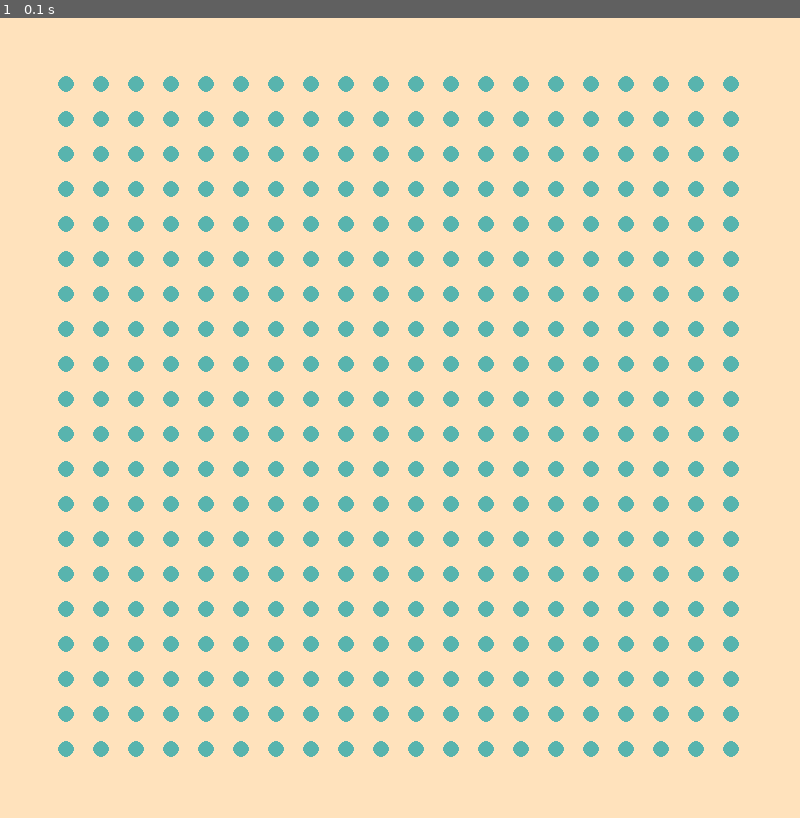
Above: before the commit, frame 1.
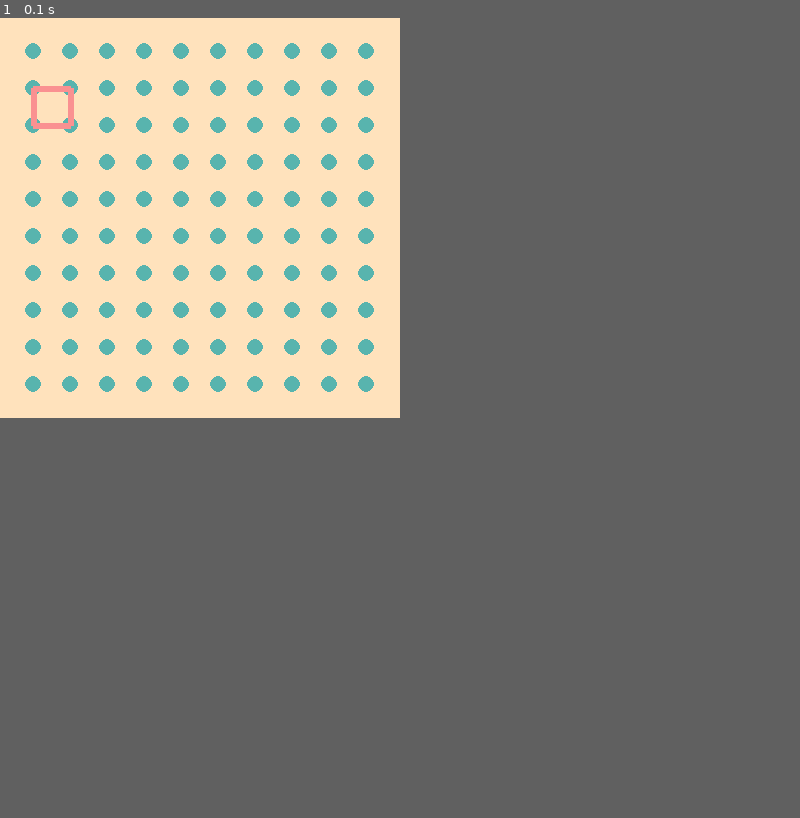
Above: after the commit, the same moment.

Repository: CetialphaV/ChessGame
Game: pygame game, started from dotsAndBoxes copy/dotUIMain.py
The game is run twice, just before and just after one commit, with the same random seed, the same clock (stepped at 60 frames per second) and the same inputs.
Inputs:
- Up to frame 1 (0.1 s): no input
In our replay, the window is 800x800 before the commit and 400x400 after it. These sizes can differ from the game's own. Grey fills any space a smaller window leaves; there, only what the larger window draws over its background counts as a difference.

The runs differ from the first frame. In frame 1, 15% of the frame differs, in the area x 3-93%, y 3-93%.

Commit message:
Added basic line drawing framework

Diff:
--- a/dotsAndBoxes copy/dotUIMain.py
+++ b/dotsAndBoxes copy/dotUIMain.py
@@ -6,30 +6,31 @@
     blockSize = 60
     backgroundColor = (255, 226, 188)
     dotColor = (88, 180, 174)
+    lineColor = (250, 145, 145)
 
 
     def __init__(self):
 
 
-        self.numDots = 20
+        self.numDots = 10
         self.screenMuliplier = 40
         self.size = self.numDots * self.screenMuliplier
         self.environment = env(self.size, self.size, 'DotsAndBoxes')
         self.screenBuffer = int(self.size / 12)
         self.dotSize = 8
         self.dotBuffer = self.dotSize * 4
-
+        self.lineWidth = int(self.dotSize * 0.75)
         self.done = False
         self.positionSelected = None
         self.playerTurn = 0
-        self.getDotsForLocation((0, 19))
+
 
 
     def updateGameScreen(self):
         self.environment.resetBackGround(allBackGround=True)
         self.drawBoard()
         self.environment.renderChildren()
-        self.getDotsForLocation((0, 18))
+        self.drawLine((0, 1), 5)
         pygame.display.flip()
 
 
@@ -55,8 +56,17 @@
 
     def drawLine(self, location, numToFactorize):
         dotLocations = self.getDotsForLocation(location)
+        factorizedNums = [3, 5, 7,2]
+        if 2 in factorizedNums:
+            pygame.draw.line(self.environment.display, self.lineColor, dotLocations["topLeft"], dotLocations["topRight"], self.lineWidth)
+        if 3 in factorizedNums:
+            pygame.draw.line(self.environment.display, self.lineColor, dotLocations["topRight"], dotLocations["bottomRight"], self.lineWidth)
+        if 5 in factorizedNums:
+            pygame.draw.line(self.environment.display, self.lineColor, dotLocations["bottomLeft"], dotLocations["bottomRight"], self.lineWidth)
+        if 7 in factorizedNums:
+            pygame.draw.line(self.environment.display, self.lineColor, dotLocations["topLeft"], dotLocations["bottomLeft"], self.lineWidth)
 
-        pass
+
 
     def run(self):
         """
